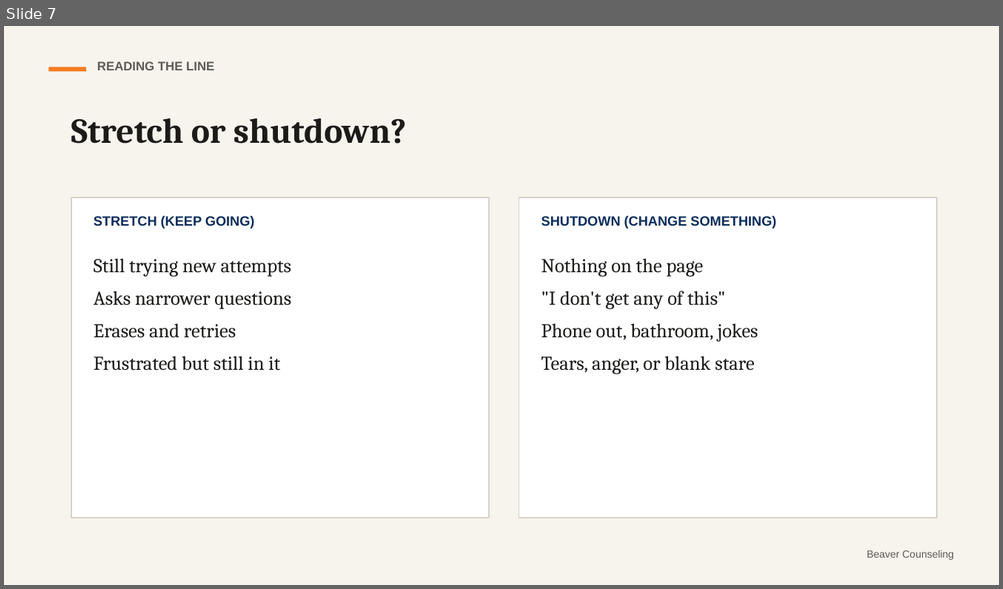
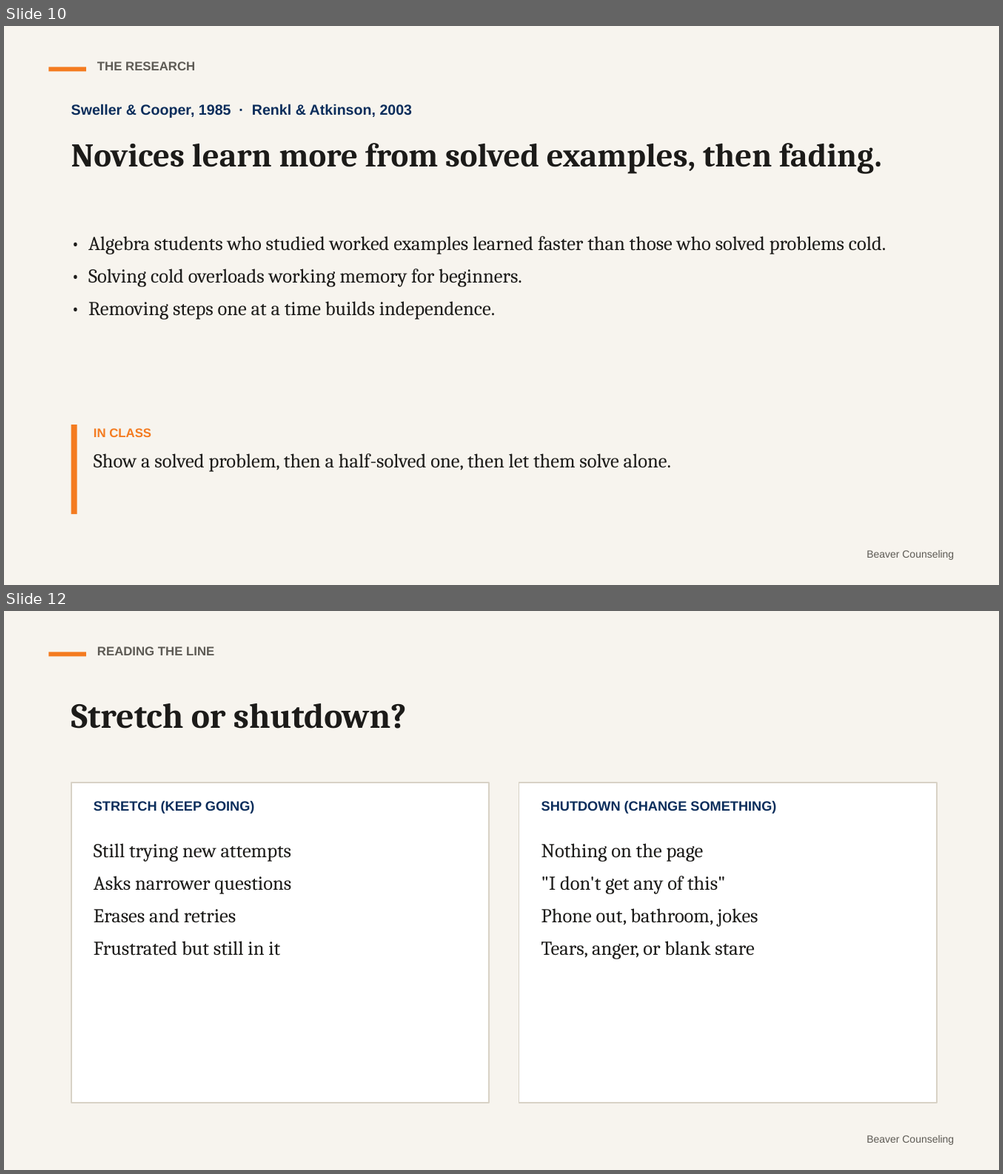
Before and after one commit to rmwtoolkit/bcds-toolkit, a slide deck: decks/stretch-not-strain-lesson-v2.pptx. Shown one above the other, each under a label of ours: slide 7 before the commit, slides 10 and 12 after it; the slides between them are not shown. The pictures are 1003x589 and 1003x1174 pixels, drawn with LibreOffice and Linux fonts; fonts in the diff are those of the drawing. Boxes give left, top, right and bottom in pixels: in the first picture for what was removed or moved away, otherwise in the second. Text is boxed around its words. In the diff, an @@ line names an element or a change of style, - is before the commit and + after.

```diff
--- a/decks/stretch-not-strain-lesson-v2.pptx
+++ b/decks/stretch-not-strain-lesson-v2.pptx
@@ slide 10 added at [4, 26, 999, 585], background #F7F4EE @@
@@ rectangle added at [48, 67, 86, 72], fill #F47B20 @@
@@ text added at [97, 62, 195, 70], 12 pt, text #5D5A54, bold @@
+THE RESEARCH
@@ text added at [71, 104, 412, 118], 14 pt, text #0B2D5B, bold @@
+Sweller & Cooper, 1985 · Renkl & Atkinson, 2003
@@ text added at [71, 143, 882, 174], 32 pt, text #1C1B19, bold @@
+Novices learn more from solved examples, then fading.
@@ text added at [88, 236, 885, 320], 19 pt, text #1C1B19 @@
+• Algebra students who studied worked examples learned faster than those who solved problems cold.
+• Solving cold overloads working memory for beginners.
+• Removing steps one at a time builds independence.
@@ rectangle added at [71, 425, 77, 514], fill #F47B20 @@
@@ text added at [94, 429, 671, 472], 19 pt, text #1C1B19 @@
+IN CLASS
+Show a solved problem, then a half-solved one, then let them solve alone.
@@ text added at [866, 551, 953, 560], 10 pt, text #5D5A54 @@
+Beaver Counseling
@@ what was slide 7 is now slide 12 @@
```
Also in this commit, not shown: 9 slides changed, 7 other slides added, 2 slides removed, 20 other files.
